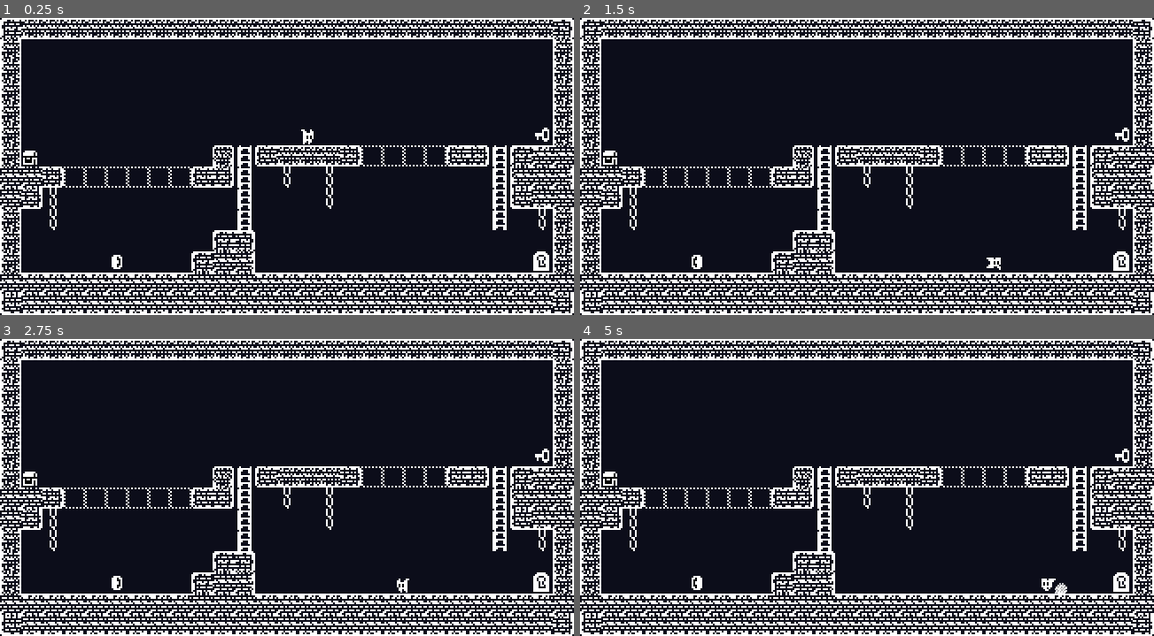
Above: before the commit, frames 1-4 (two rows, left to right).
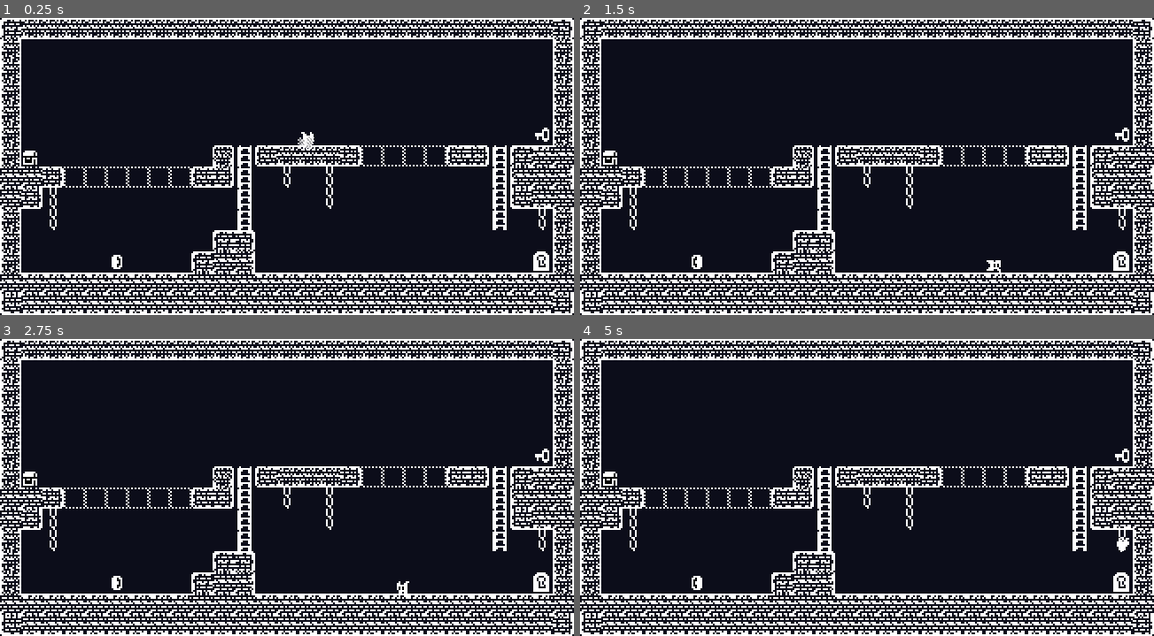
Above: after the commit, the same moments.

Repository: raphaelhalmas/dunjo-platformer
Game: Godot game, scene res://Game.tscn
Two runs of this game, one before a commit and one after it. Both use one fixed random seed, a clock stepped at 60 frames per second and the inputs below.
Inputs:
- Up to frame 1 (0.25 s): no input
- Up to frame 2 (1.5 s): hold Right (Right) from 0.53 s (still down); tap Space (Jump) at 0.6, 0.77, 1.07, 1.35 s
- Up to frame 3 (2.75 s): tap Space (Jump) at 1.52, 1.82, 2.1 s; release Right (Right) at 2.03 s; hold Left (Left) from 2.03 s (still down)
- Up to frame 4 (5 s): release Left (Left) at 2.78 s; hold Right (Right) 2.78-4.28 s; tap Space (Jump) at 2.85, 3.02, 3.32, 3.6, 3.77, 4.07, 4.35, 4.52, 4.82 s; hold Left (Left) from 4.28 s (still down)

The runs differ from the first frame. In frame 1, less than 0.1% of the frame differs, in the area x 51-55%, y 37-45%; in frame 2, less than 0.1%; in frame 3, less than 0.1%; in frame 4, 0.2%, in the area x 80-96%, y 66-86%.

Commit message:
alteracoes relacionadas ao decimo primeiro episodio

Diff:
--- /dev/null
+++ b/Commons/GlobalEnums.gd
@@ -0,0 +1,16 @@
+extends Node
+
+enum InteractType {
+	CHAIN,
+	LADDER,
+	NONE
+}
+
+enum PlayerState {
+	CLIMB_CHAIN,
+	DIE,
+	FALL,
+	JUMP,
+	LAND,
+	NORMAL
+}
--- a/Interactables/BaseInteractable.gd
+++ b/Interactables/BaseInteractable.gd
@@ -1,6 +1,6 @@
 extends Area2D
 
-enum InteractType {NONE, CHAIN, LADDER}
+const InteractType = preload("res://Commons/GlobalEnums.gd").InteractType
 
 export(int) var type = InteractType.NONE
 
--- a/Interactables/Chain.tscn
+++ b/Interactables/Chain.tscn
@@ -3,7 +3,7 @@
 [ext_resource path="res://Interactables/BaseInteractable.tscn" type="PackedScene" id=1]
 
 [sub_resource type="RectangleShape2D" id=1]
-extents = Vector2( 2.23449, 6.22194 )
+extents = Vector2( 2.23449, 5.73938 )
 
 [node name="Chain" instance=ExtResource( 1 )]
 type = 1
--- a/Player.gd
+++ b/Player.gd
@@ -1,6 +1,8 @@
 extends KinematicBody2D
 
-enum { CLIMB_CHAIN, DIE, FALL, JUMP, LAND, NORMAL }
+const InteractType = preload("res://Commons/GlobalEnums.gd").InteractType
+const PlayerState = preload("res://Commons/GlobalEnums.gd").PlayerState
+
 const GRAVITY := 800
 const JUMP_VELOCITY := -200
 const AIR_JUMP_MULT := 0.75
@@ -12,36 +14,40 @@
 export var air_control := true
 export var max_air_jumps := 1
 
-var state := NORMAL
+var state: int = PlayerState.NORMAL
+var prev_state: int = PlayerState.NORMAL
 var air_jumps := 0
 var last_y := 0.0
 var fall_time := 0.0
+var vines := 0
 
 func _ready():
 	# Allows the 1st call to is_on_floor() to work correctly
-# warning-ignore:return_value_discarded
-	move_and_slide(velocity, Vector2.UP, true)
+	velocity = move_and_slide(velocity, Vector2.UP, true)
 
 func _process(delta):
 	if Input.is_action_just_pressed("ui_cancel"):
 		get_tree().quit()
 
 	match state:
-		CLIMB_CHAIN:
+		PlayerState.CLIMB_CHAIN:
 			climb_chain()
-		DIE:
+
+		PlayerState.DIE:
 			pass
-		FALL:
+
+		PlayerState.FALL:
 			if is_on_floor():
-				state = LAND
+				change_state(PlayerState.LAND)
 			elif fall_time <= MIN_FALL_JUMP_TIME:
 				air_jumps = max_air_jumps
 				jump()
+			fall_time += delta
 
-			fall_time += delta
-		JUMP:
+		PlayerState.JUMP:
 			jump()
-		LAND:
+
+		PlayerState.LAND:
 #			print("fell: %f" % (global_position.y - last_y))
 #			So if only our dust timer is finished
 #			We are going to emit a particle
@@ -51,22 +57,23 @@
 #				We want to start it
 				$DustTimer.start($FootDust.lifetime + 0.2)
 			fall_time = 0
-			state = NORMAL
+			change_state(PlayerState.NORMAL)
 			pass
-		NORMAL:
+
+		PlayerState.NORMAL:
 			if !is_on_floor():
-				state = FALL
+				change_state(PlayerState.FALL)
 				last_y = global_position.y
 			else:
 				horizontal()
 
 				if Input.is_action_just_pressed("Jump"):
 					air_jumps = max_air_jumps
-					state = JUMP
+					change_state(PlayerState.JUMP)
 					jump()
 
 func _physics_process(delta):
-	if state != CLIMB_CHAIN:
+	if state != PlayerState.CLIMB_CHAIN:
 		velocity.y += GRAVITY * delta
 	velocity = move_and_slide(velocity, Vector2.UP, true)
 
@@ -99,14 +106,19 @@
 	else:
 		$Animation.play("Climb")
 
+func change_state(new_state: int):
+	print("Change state from %d to %d" % [state, new_state])
+	prev_state = state
+	state = new_state
+
 func jump():
 	if air_control:
 		horizontal()
 
 #	We have one jump and that would be just on the floor
-	if Input.is_action_just_pressed("Jump") and air_jumps >= 0:
+	if Input.is_action_just_pressed("Jump") && air_jumps >= 0:
 		$Animation.play("Jump")
-		state = JUMP
+		change_state(PlayerState.JUMP)
 
 #		We want to check if this is the first jump
 #		If we just now jumped that must mean we're on the floor
@@ -125,33 +137,30 @@
 #	If the jump key wasn't pressed of if we don't have any jumps
 #	We want to check our velocity is greater than or equal to zero
 #	to make sure that we're actually falling or have fallen
-	elif is_on_floor() and velocity.y >= 0:
-		state = LAND
+	elif is_on_floor() && velocity.y >= 0:
+		change_state(PlayerState.LAND)
 
 func climb_chain():
 	velocity.x = 0
 	vertical()
-
-var vines := 0
 
 # warning-ignore:unused_argument
 func on_interact_entered(obj_pos: Vector2, type):
 	vines += 1
 #   We're going to snap our player to that x coordinate
 #   when we come into the climb of vine state
-	if state == JUMP:
-		state = CLIMB_CHAIN
+	if state == PlayerState.JUMP:
+		state = PlayerState.CLIMB_CHAIN
 		global_position.x = obj_pos.x
 
 # warning-ignore:unused_argument
 # warning-ignore:unused_argument
 func on_interact_exited(obj_pos: Vector2, type):
-# warning-ignore:narrowing_conversion
 #   I don't want to go below zero
-	vines = max(0, vines - 1)
+	vines = int(max(0, vines - 1))
 
 #	So what needs to happen is whenever he gets off of that
 #   He should go to the fall state
-	if vines ==0 && state == CLIMB_CHAIN:
+	if vines == 0 && state == PlayerState.CLIMB_CHAIN:
 		$Animation.play("Idle")
-		state = FALL
+		change_state(PlayerState.FALL)
--- a/Player.tscn
+++ b/Player.tscn
@@ -5,8 +5,8 @@
 [ext_resource path="res://FootDust.tscn" type="PackedScene" id=3]
 
 [sub_resource type="CapsuleShape2D" id=1]
-radius = 3.97218
-height = 1.77736
+radius = 3.64892
+height = 0.0
 
 [sub_resource type="Animation" id=2]
 resource_name = "Climb"
